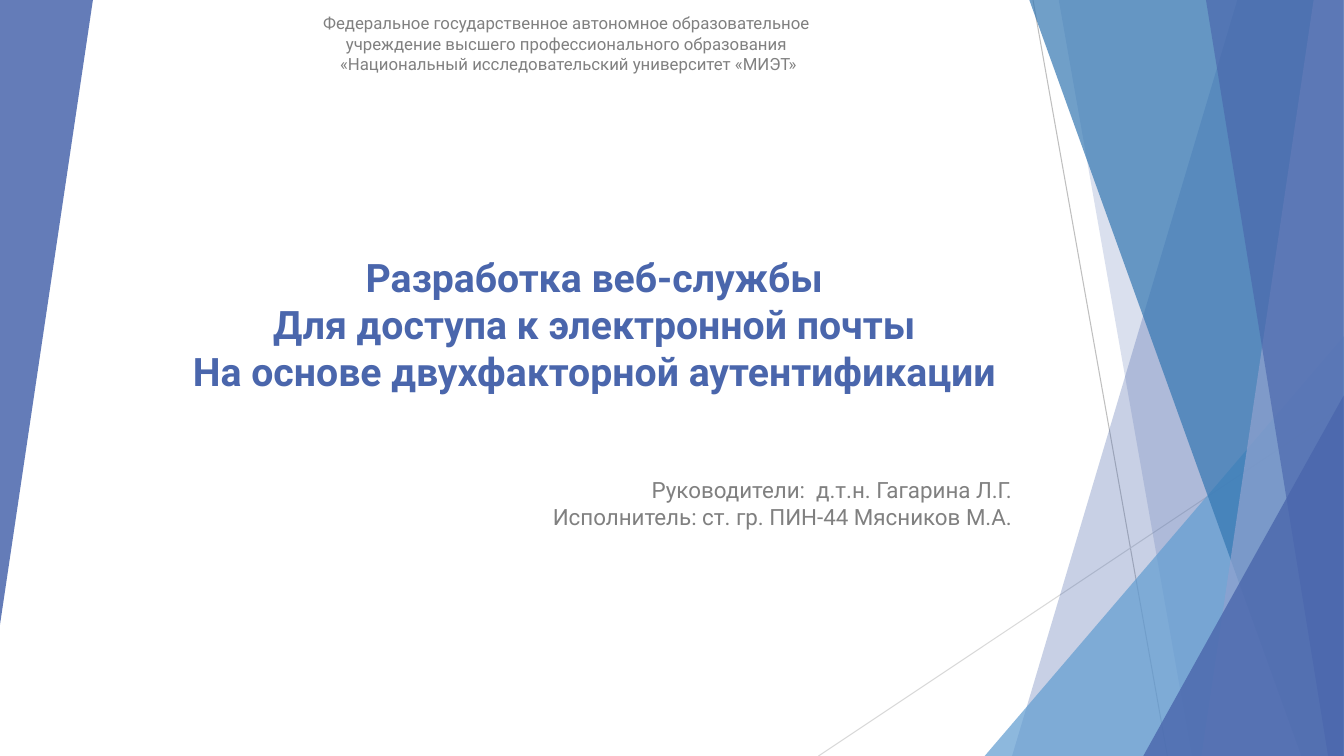
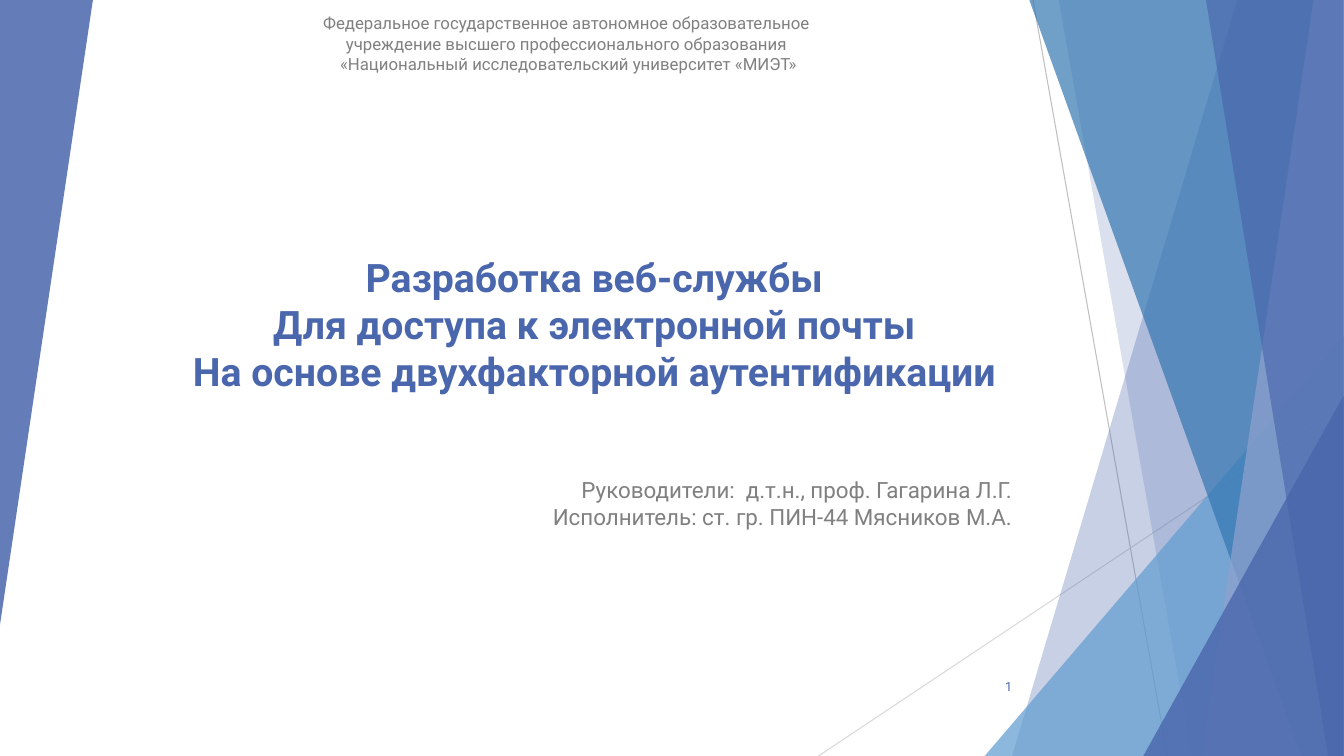
Before and after one commit to mJaJksJ/VCR, a slide deck: slide 1 of Конференция/Мясников_Презентация.pptx. Drawn at 1344x756 pixels with LibreOffice and Linux fonts; fonts in the diff are those of the drawing. Boxes give left, top, right and bottom in pixels: in the first picture for what was removed or moved away, otherwise in the second. Text is boxed around its words. In the diff, an @@ line names an element or a change of style, - is before the commit and + after.

```diff
--- a/Конференция/Мясников_Презентация.pptx
+++ b/Конференция/Мясников_Презентация.pptx
@@ subtitle at bbox=[581, 481, 1012, 503]: text changed @@
-Руководители: д.т.н. Гагарина Л.Г.
+Руководители: д.т.н., проф. Гагарина Л.Г.
@@ page number added at bbox=[1005, 682, 1012, 691], 9 pt, text #4A66AC @@
+1
```
Also in this commit, not shown: 7 other slides changed, 10 other files.
